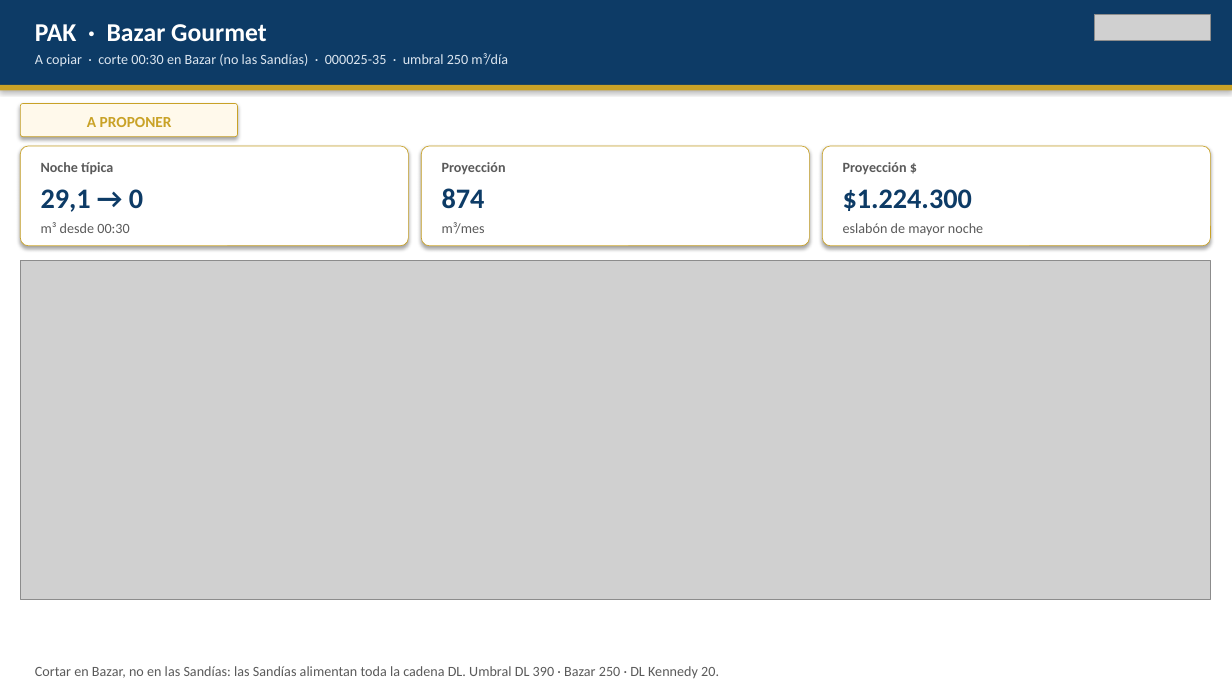
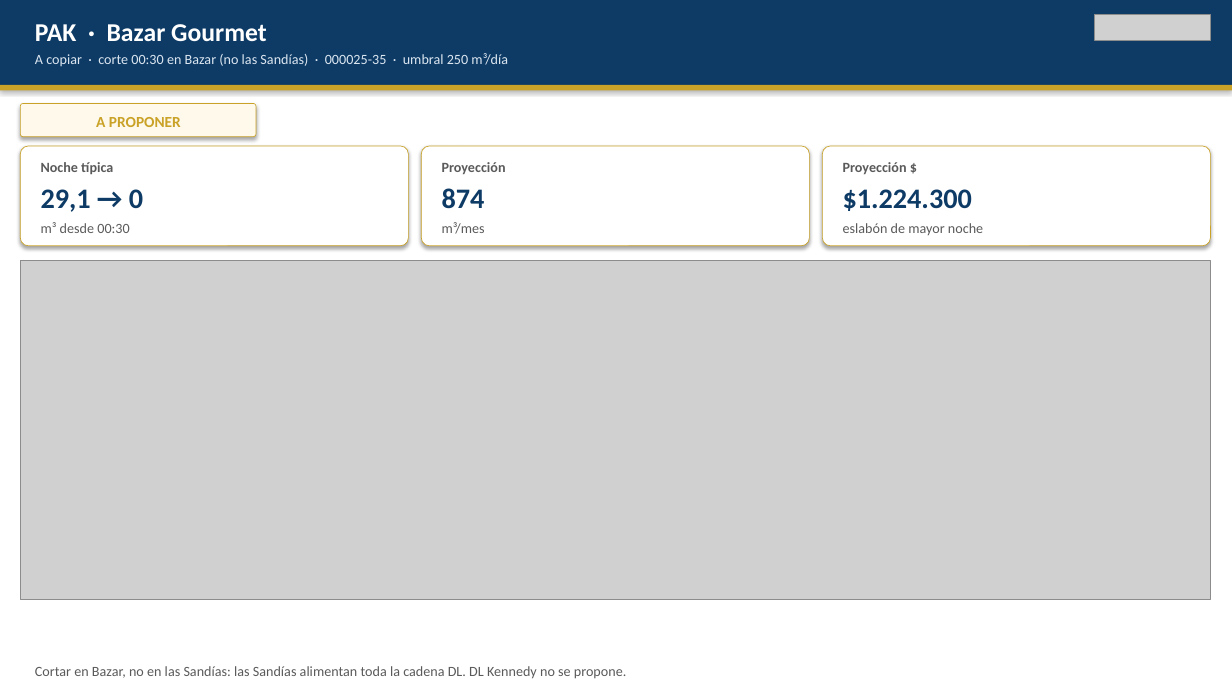
Before and after one commit to anibaloperacionesWes/wes-scripts, a slide deck: slide 7 of reports/Parque_Arauco/CONSOLIDADO/Fichas_onepage_PA_20260908.pptx (slide 6 before the commit). Drawn at 1232x693 pixels with LibreOffice and Linux fonts; fonts in the diff are those of the drawing; grey boxes stand for pictures. Boxes give left, top, right and bottom in pixels: in the first picture for what was removed or moved away, otherwise in the second. Text is boxed around its words. In the diff, an @@ line names an element or a change of style, - is before the commit and + after.

```diff
--- a/reports/Parque_Arauco/CONSOLIDADO/Fichas_onepage_PA_20260908.pptx
+++ b/reports/Parque_Arauco/CONSOLIDADO/Fichas_onepage_PA_20260908.pptx
@@ rounded rectangle: place and size @@
-rounded rectangle at [20, 104, 238, 137]
+rounded rectangle at [20, 104, 256, 137]
@@ text "A PROPONER": place and size @@
-text "A PROPONER" at [87, 117, 172, 127]
+text "A PROPONER" at [96, 117, 181, 127]
@@ text at [35, 666, 626, 679]: text changed @@
-Cortar en Bazar, no en las Sandías: las Sandías alimentan toda la cadena DL. Umbral DL 390 · Bazar 250 · DL Kennedy 20.
+Cortar en Bazar, no en las Sandías: las Sandías alimentan toda la cadena DL. DL Kennedy no se propone.
```
Also in this commit, not shown: 8 other slides changed, 1 slide added, 10 other files.
